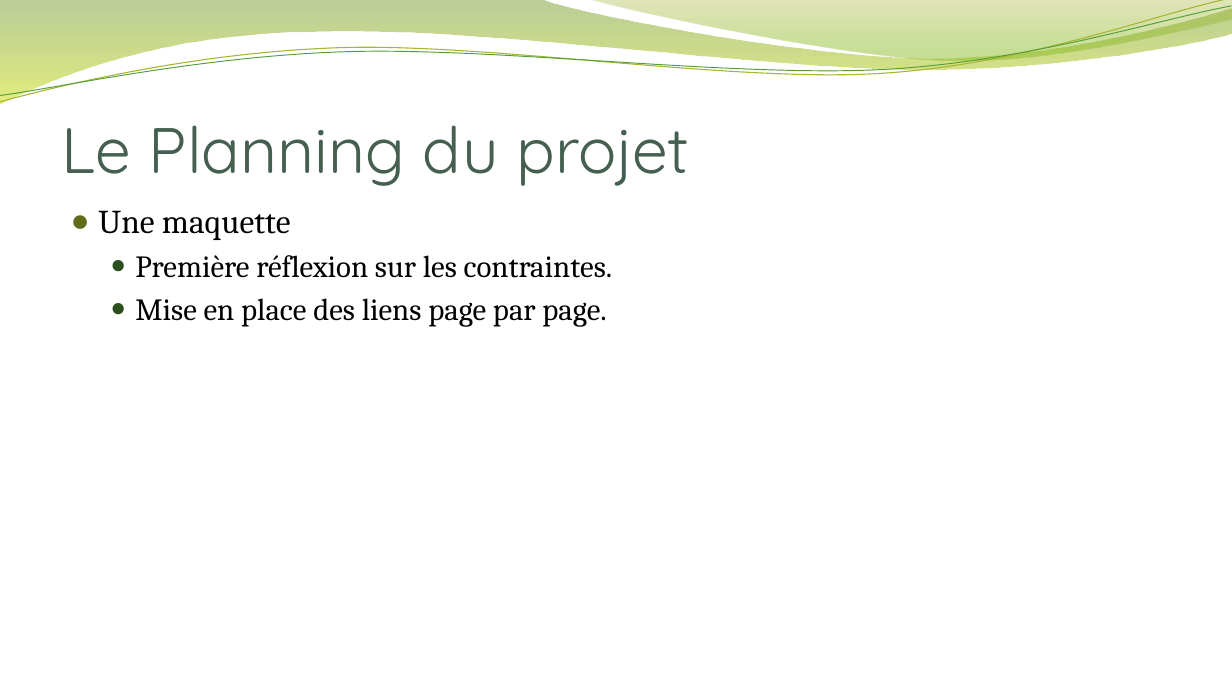
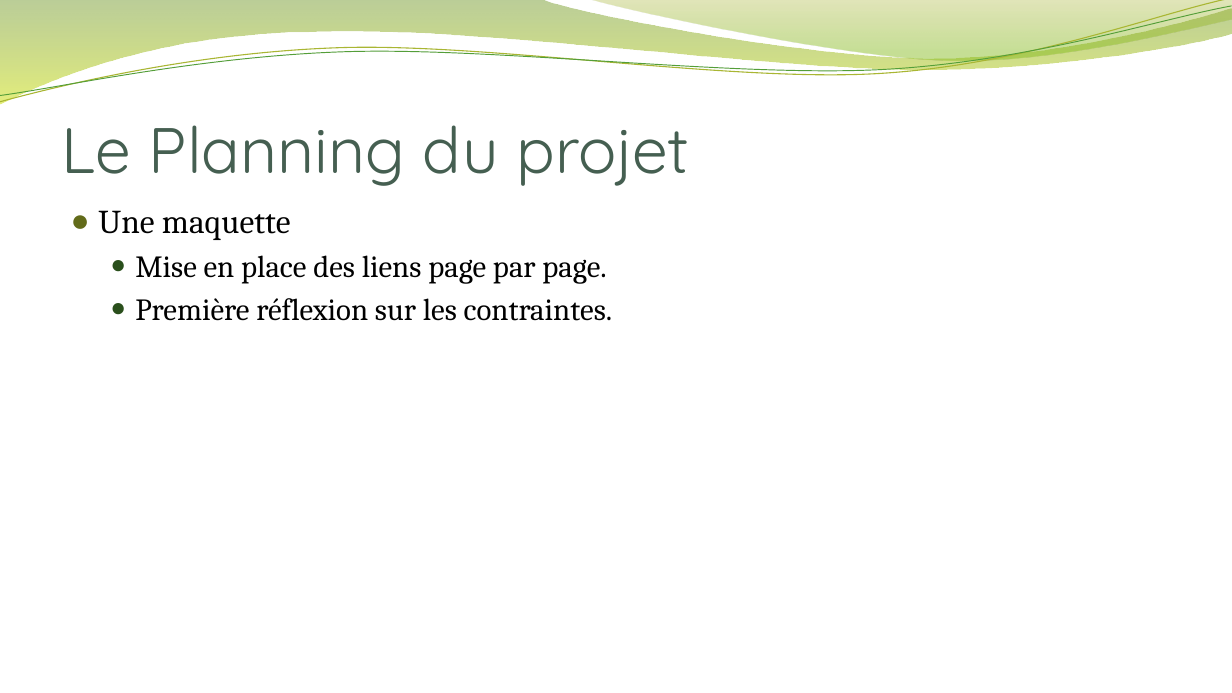
Before and after one commit to AceTBan/ProjetFilRouge, a slide deck: slide 19 of Présentation du titre pro/Dossier Professionnel v1.pptx (slide 6 before the commit). Drawn at 1232x693 pixels with LibreOffice and Linux fonts; fonts in the diff are those of the drawing; background and template pictures are left out. Boxes give left, top, right and bottom in pixels: in the first picture for what was removed or moved away, otherwise in the second. Text is boxed around its words. In the diff, an @@ line names an element or a change of style, - is before the commit and + after.

Commit message:
le bon powerpoint de maj

```diff
--- a/Présentation du titre pro/Dossier Professionnel v1.pptx
+++ b/Présentation du titre pro/Dossier Professionnel v1.pptx
@@ text at bbox=[135, 255, 606, 284]: paragraph added @@
+  ● Mise en place des liens page par page.
@@ text at bbox=[135, 298, 606, 327]: paragraph removed @@
-  ● Mise en place des liens page par page.
```
Also in this commit, not shown: 1 other slide changed, 15 slides added, 9 slides removed, 5 other files.
